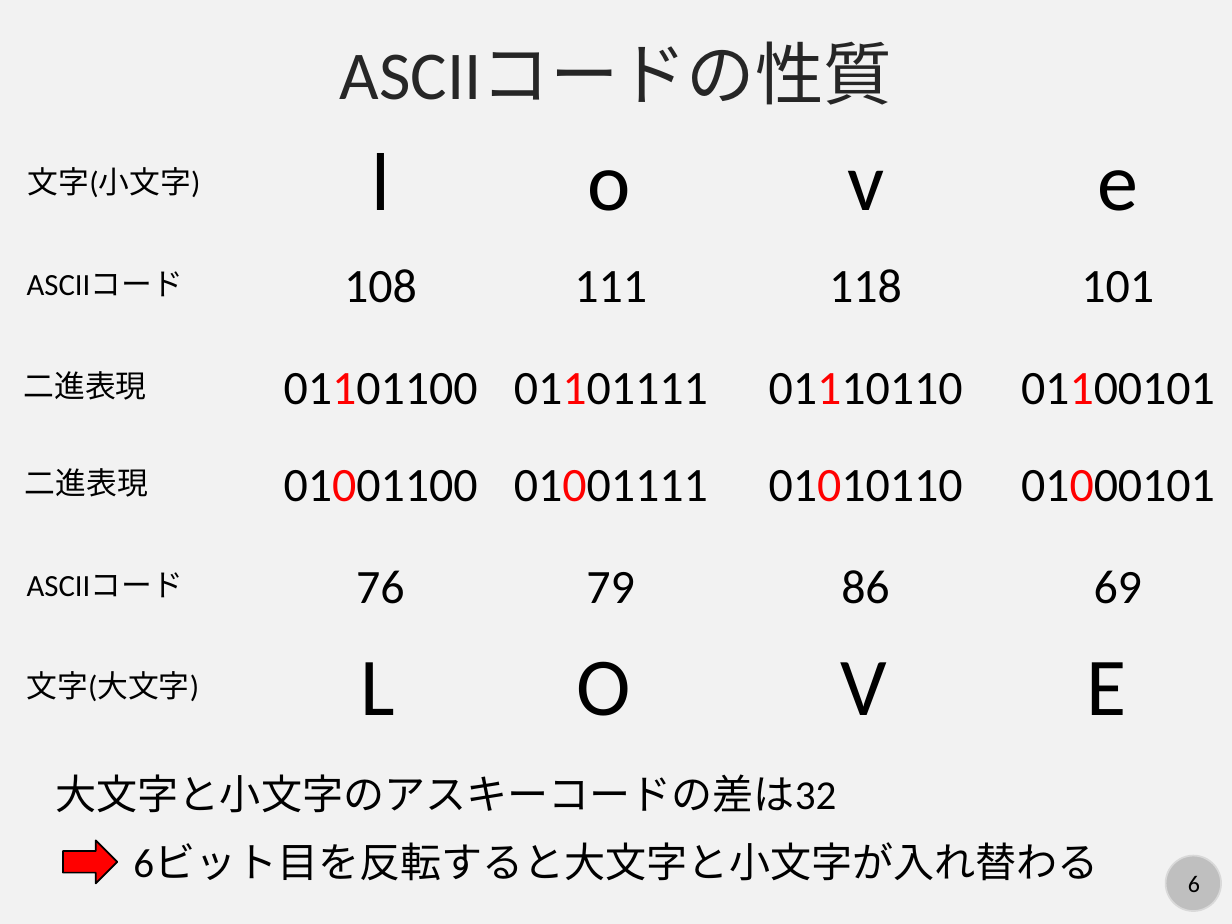
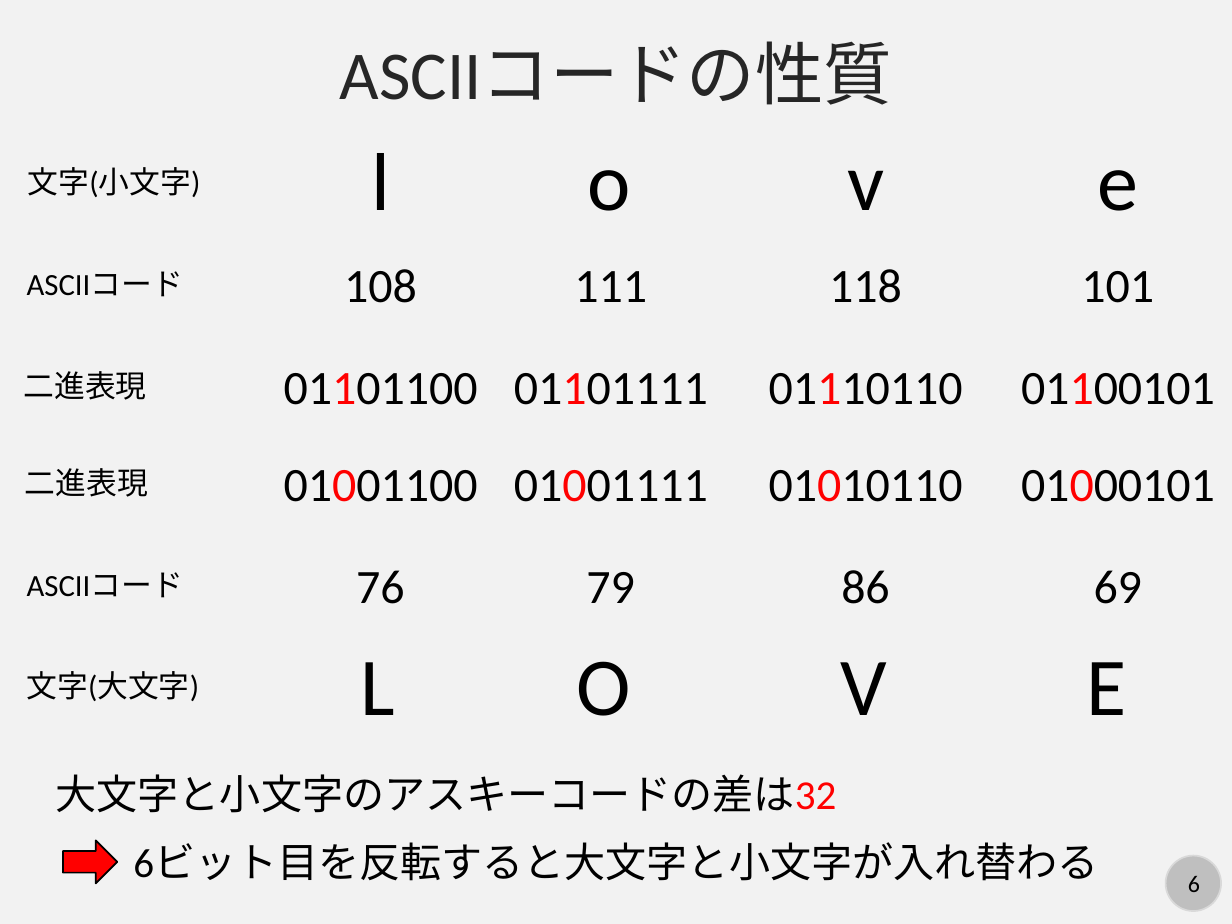
Before and after one commit to kaityo256/python_zero, a slide deck: slide 6 of string/fig/slide.pptx. Drawn at 1232x924 pixels with LibreOffice and Linux fonts; fonts in the diff are those of the drawing. Boxes give left, top, right and bottom in pixels: in the first picture for what was removed or moved away, otherwise in the second. Text is boxed around its words. In the diff, an @@ line names an element or a change of style, - is before the commit and + after.

```diff
--- a/string/fig/slide.pptx
+++ b/string/fig/slide.pptx
@@ text "大文字と小文字のアスキーコードの差は32" at [56,774,837,813]: text colour #000000 to #FF0000 in "大文字と小文字のアスキーコードの差は32" @@
```
Also in this commit, not shown: 2 other slides changed, 8 slides added, 7 other files.
